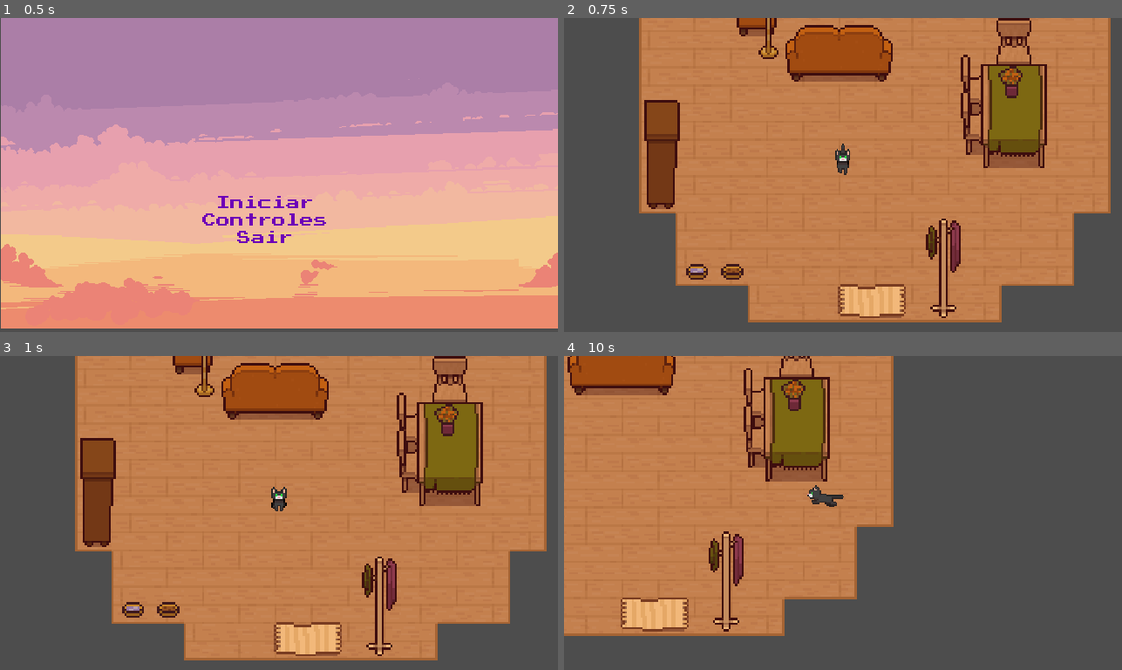
Above: before the commit, frames 1-4 (two rows, left to right).
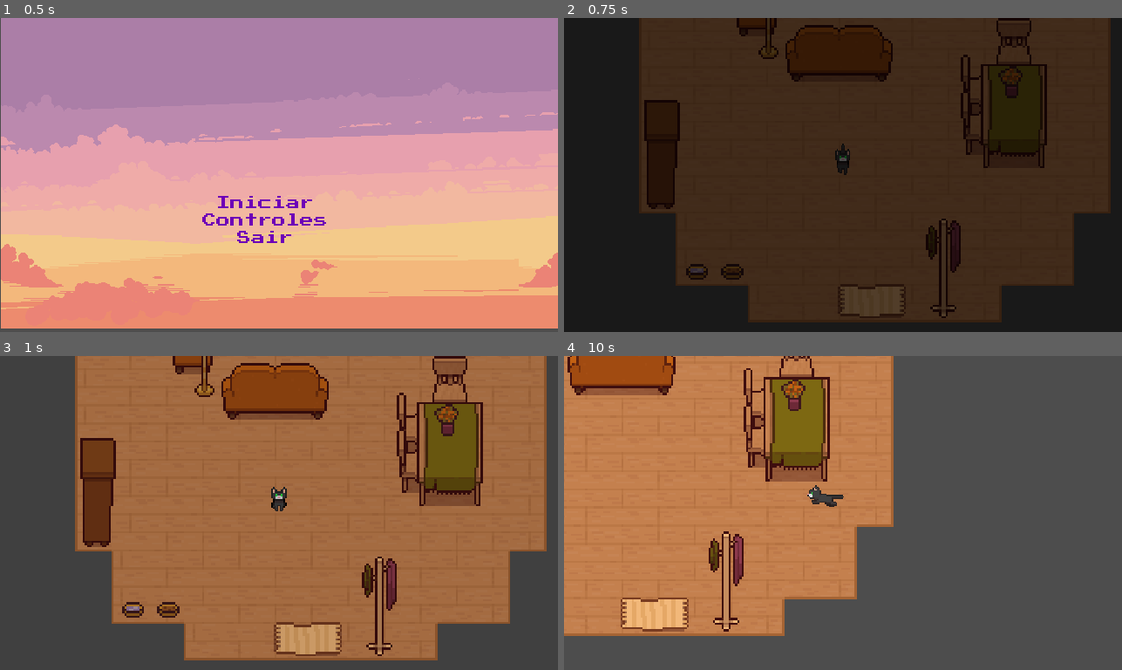
Above: after the commit, the same moments.

Repository: ana-xavier/MemoriasDeNoveVidas
Game: Godot game, scene res://mainmenu/main_menu.tscn
Same seed, same stepped clock (60 frames per second), same inputs: the game is played once before the commit and once after it.
Inputs:
- Up to frame 1 (0.5 s): no input
- Up to frame 2 (0.75 s): click "Iniciar" at 0.5 s
- Up to frame 3 (1 s): no input
- Up to frame 4 (10 s): hold D (move_right) 1.28-2.03 s; hold Space (advance_dialog) 1.28-2.03 s; hold S (move_down) 2.03-2.78 s; tap one key every 1.5 s from 2.1 s: Q (get) Space (advance_dialog) E (interact) Q (get) Space (advance_dialog) E (interact); hold D (move_right) 2.78-3.53 s; hold E (interact) 2.78-3.53 s; hold W (move_up) 3.53-4.28 s; hold Q (get) 4.28-5.03 s; hold A (move_left) 4.28-5.78 s; hold S (move_down) 5.78-6.53 s; hold Space (advance_dialog) 5.78-6.53 s; hold D (move_right) 6.53-7.28 s; hold W (move_up) 7.28-8.03 s; hold E (interact) 7.28-8.03 s; hold D (move_right) 8.03-8.78 s; hold S (move_down) 8.78-9.53 s; hold Q (get) 8.78-9.53 s; hold A (move_left) from 9.53 s (still down)

Frame 1 is identical in both runs. In frame 2, 100% of the frame differs, in the area x 0-100%, y 0-100%; in frame 3, 66%; in frame 4, less than 0.1%.

Commit message:
adding transition mode

Diff:
--- a/mainmenu/MainMenu.gd
+++ b/mainmenu/MainMenu.gd
@@ -2,6 +2,9 @@
 
 func _on_start_pressed() -> void:
 	get_tree().change_scene_to_file("res://levels/scenes/level_1.tscn")
+
+	Transition.transition_menu()
+
 
 #func _on_controls_pressed() -> void:
 	#get_tree().change_scene_to_file("res://character/scenes/controls.tscn")
--- a/mainmenu/main_menu.tscn
+++ b/mainmenu/main_menu.tscn
@@ -33,26 +33,26 @@
 grow_vertical = 2
 script = ExtResource("1_cpemm")
 
-[node name="Node2D" type="Node2D" parent="."]
+[node name="menu" type="Node2D" parent="."]
 
-[node name="1" type="Sprite2D" parent="Node2D"]
+[node name="1" type="Sprite2D" parent="menu"]
 position = Vector2(160.75, 89)
 scale = Vector2(0.556424, 0.549383)
 texture = ExtResource("2_mgy4n")
 
-[node name="2" type="Sprite2D" parent="Node2D"]
+[node name="2" type="Sprite2D" parent="menu"]
 visible = false
 position = Vector2(174, 96)
 scale = Vector2(0.614583, 0.632716)
 texture = ExtResource("3_rih60")
 
-[node name="5" type="Sprite2D" parent="Node2D"]
+[node name="5" type="Sprite2D" parent="menu"]
 visible = false
 position = Vector2(271, 92)
 scale = Vector2(0.640625, 0.645062)
 texture = ExtResource("3_u34hm")
 
-[node name="6" type="Sprite2D" parent="Node2D"]
+[node name="6" type="Sprite2D" parent="menu"]
 visible = false
 position = Vector2(-112, 87)
 scale = Vector2(0.704861, 0.675926)
--- a/project.godot
+++ b/project.godot
@@ -20,6 +20,7 @@
 InteractionManager="*res://interaction/interaction_manager.tscn"
 DialogManager="*res://singletons/DialogManager.gd"
 DialogData="*res://singletons/DialogData.gd"
+Transition="*res://transition/transition.tscn"
 
 [display]
 
--- /dev/null
+++ b/singletons/Transition.gd
@@ -0,0 +1,20 @@
+extends CanvasLayer
+
+signal on_transition_finished
+
+@onready var animation = $AnimationPlayer
+@onready var color_rect = $ColorRect
+
+func _ready():
+	color_rect.visible = false
+	animation.animation_finished.connect(_on_animation_finished)
+
+func _on_animation_finished(name):
+	if(name == "fade"):
+		animation.play("without_fade")
+	elif(name == "without_fade"):
+		color_rect.visible = false
+
+func transition():
+	color_rect.visible = true
+	animation.play("fade")
--- a/terrain/scenes/objects_terrain.tscn
+++ b/terrain/scenes/objects_terrain.tscn
@@ -202,7 +202,7 @@
 4:7/0 = 0
 4:7/0/physics_layer_0/linear_velocity = Vector2(0, 0)
 4:7/0/physics_layer_0/angular_velocity = 0.0
-4:7/0/physics_layer_0/polygon_0/points = PackedVector2Array(-9.54594, -18.3848, -4.24264, -23.3345, 3.18198, -22.981, 9.54594, -19.799, 8.83884, -13.0815, 8, -4.5962, 7.42462, 20.1525, -6.36396, 19.799, -8, -8, -9.54594, -13.7886)
+4:7/0/physics_layer_0/polygon_0/points = PackedVector2Array(-10.9602, -18.0312, -4.94975, -25.4558, 4.94975, -25.1023, 11.3137, -18.7383, 11.3137, 20.1525, 9.19239, 22.981, -8.13173, 23.6881)
 6:7/size_in_atlas = Vector2i(1, 3)
 6:7/0 = 0
 6:7/0/physics_layer_0/linear_velocity = Vector2(0, 0)
@@ -350,7 +350,7 @@
 5:2/0/z_index = 2
 5:2/0/physics_layer_0/linear_velocity = Vector2(0, 0)
 5:2/0/physics_layer_0/angular_velocity = 0.0
-5:2/0/physics_layer_0/polygon_0/points = PackedVector2Array(-10.9602, 10.253, 10.2531, 11.6673, 10.9602, -1.06066, 8, -5.3033, -8, -5.3033, -12.0208, -1.41422)
+5:2/0/physics_layer_0/polygon_0/points = PackedVector2Array(-6.71751, 9.54594, -7.42462, 14.3189, -9.36917, 14.3189, -9.72272, 9.72272, -12.3744, 6.89429, -11.844, -2.12132, -8, -4.24264, 8, -5.12652, 11.6673, -2.2981, 11.3137, 6.89429, 9.36917, 9.89949, 10.0763, 13.7886, 7.42462, 14.6725, 7.24784, 9.54594, 3.00521, 10.0763, -2.47487, 9.89949)
 9:7/size_in_atlas = Vector2i(2, 3)
 9:7/0 = 0
 9:7/0/physics_layer_0/linear_velocity = Vector2(0, 0)
--- /dev/null
+++ b/transition/transition.tscn
@@ -0,0 +1,95 @@
+[gd_scene load_steps=6 format=3 uid="uid://egv4kctwa5px"]
+
+[sub_resource type="GDScript" id="GDScript_fodup"]
+script/source = "extends CanvasLayer
+
+signal on_transition_finished
+
+@onready var animation = $AnimationPlayer
+@onready var color_rect = $ColorRect
+
+func _ready():
+	color_rect.visible = false
+	animation.animation_finished.connect(_on_animation_finished)
+
+func _on_animation_finished(name):
+	if(name == \"fade\"):
+		animation.play(\"without_fade\")
+	elif(name == \"without_fade\"):
+		color_rect.visible = false
+
+func transition():
+	color_rect.visible = true
+	animation.play(\"fade\")
+
+func transition_menu():
+	color_rect.visible = true
+	animation.play(\"without_fade\")
+"
+
+[sub_resource type="Animation" id="Animation_7covl"]
+length = 0.001
+tracks/0/type = "value"
+tracks/0/imported = false
+tracks/0/enabled = true
+tracks/0/path = NodePath("ColorRect:color")
+tracks/0/interp = 1
+tracks/0/loop_wrap = true
+tracks/0/keys = {
+"times": PackedFloat32Array(0),
+"transitions": PackedFloat32Array(1),
+"update": 0,
+"values": [Color(0, 0, 0, 0)]
+}
+
+[sub_resource type="Animation" id="Animation_k7kpa"]
+resource_name = "fade"
+length = 0.5
+tracks/0/type = "value"
+tracks/0/imported = false
+tracks/0/enabled = true
+tracks/0/path = NodePath("ColorRect:color")
+tracks/0/interp = 1
+tracks/0/loop_wrap = true
+tracks/0/keys = {
+"times": PackedFloat32Array(0, 0.5),
+"transitions": PackedFloat32Array(1, 1),
+"update": 0,
+"values": [Color(0, 0, 0, 0), Color(0, 0, 0, 1)]
+}
+
+[sub_resource type="Animation" id="Animation_w05lw"]
+resource_name = "without_fade"
+tracks/0/type = "value"
+tracks/0/imported = false
+tracks/0/enabled = true
+tracks/0/path = NodePath("ColorRect:color")
+tracks/0/interp = 1
+tracks/0/loop_wrap = true
+tracks/0/keys = {
+"times": PackedFloat32Array(0, 0.5),
+"transitions": PackedFloat32Array(1, 1),
+"update": 0,
+"values": [Color(0, 0, 0, 1), Color(0, 0, 0, 0)]
+}
+
+[sub_resource type="AnimationLibrary" id="AnimationLibrary_rg53s"]
+_data = {
+"RESET": SubResource("Animation_7covl"),
+"fade": SubResource("Animation_k7kpa"),
+"without_fade": SubResource("Animation_w05lw")
+}
+
+[node name="transition" type="CanvasLayer"]
+layer = 2
+script = SubResource("GDScript_fodup")
+
+[node name="ColorRect" type="ColorRect" parent="."]
+offset_right = 320.0
+offset_bottom = 180.0
+color = Color(0, 0, 0, 0)
+
+[node name="AnimationPlayer" type="AnimationPlayer" parent="."]
+libraries = {
+"": SubResource("AnimationLibrary_rg53s")
+}
